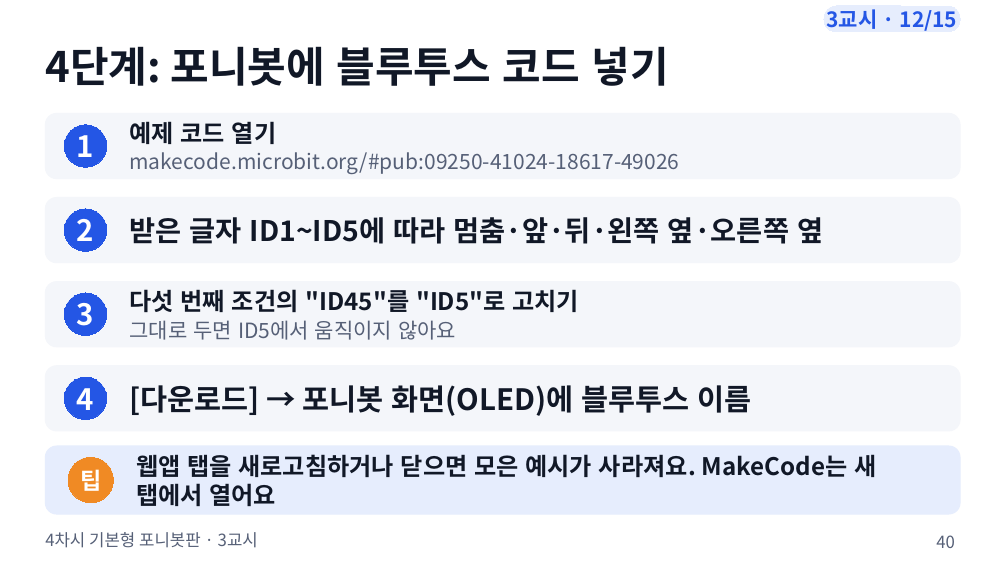
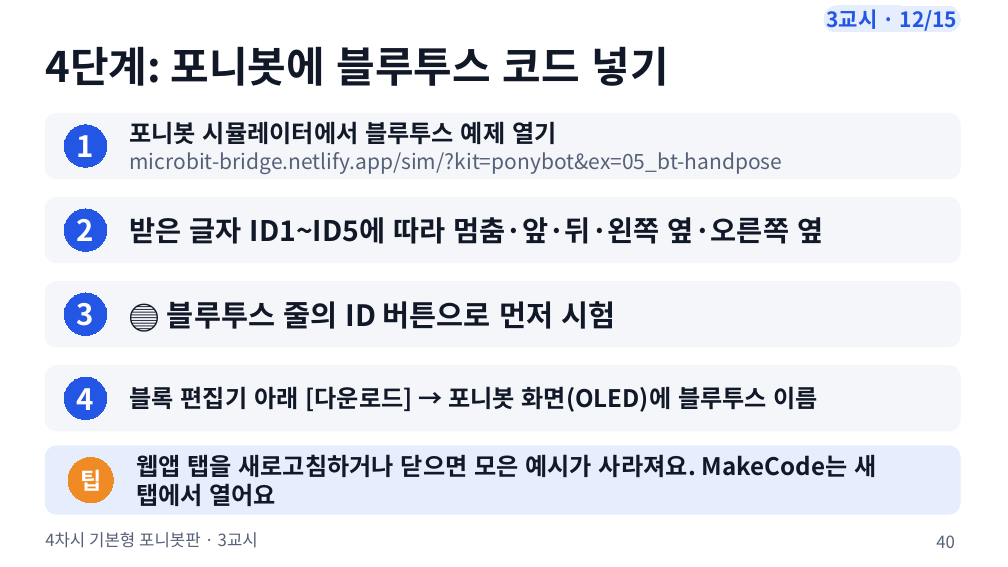
Before and after one commit to boundaryx01-uniquelife/microbit, a slide deck: slide 40 of bridge/ponybot/materials/포니봇_4차시_기본형/ponybot_4차시_수업슬라이드.pptx. Drawn at 1008x567 pixels with LibreOffice and Linux fonts; fonts in the diff are those of the drawing. Boxes give left, top, right and bottom in pixels: in the first picture for what was removed or moved away, otherwise in the second. Text is boxed around its words. In the diff, an @@ line names an element or a change of style, - is before the commit and + after.

```diff
--- a/bridge/ponybot/materials/포니봇_4차시_기본형/ponybot_4차시_수업슬라이드.pptx
+++ b/bridge/ponybot/materials/포니봇_4차시_기본형/ponybot_4차시_수업슬라이드.pptx
@@ text at [129, 121, 782, 174]: text changed @@
-예제 코드 열기
-makecode.microbit.org/#pub:09250-41024-18617-49026
+포니봇 시뮬레이터에서 블루투스 예제 열기
+microbit-bridge.netlify.app/sim/?kit=ponybot&ex=05_bt-handpose
@@ text at [167, 301, 615, 329]: text changed; size 23 to 28 pt @@
-다섯 번째 조건의 "ID45"를 "ID5"로 고치기
-그대로 두면 ID5에서 움직이지 않아요
+🔵 블루투스 줄의 ID 버튼으로 먼저 시험
@@ text at [129, 386, 818, 412]: text changed; size 28 to 23 pt @@
-[다운로드] → 포니봇 화면(OLED)에 블루투스 이름
+블록 편집기 아래 [다운로드] → 포니봇 화면(OLED)에 블루투스 이름
```
Also in this commit, not shown: 13 other files.
